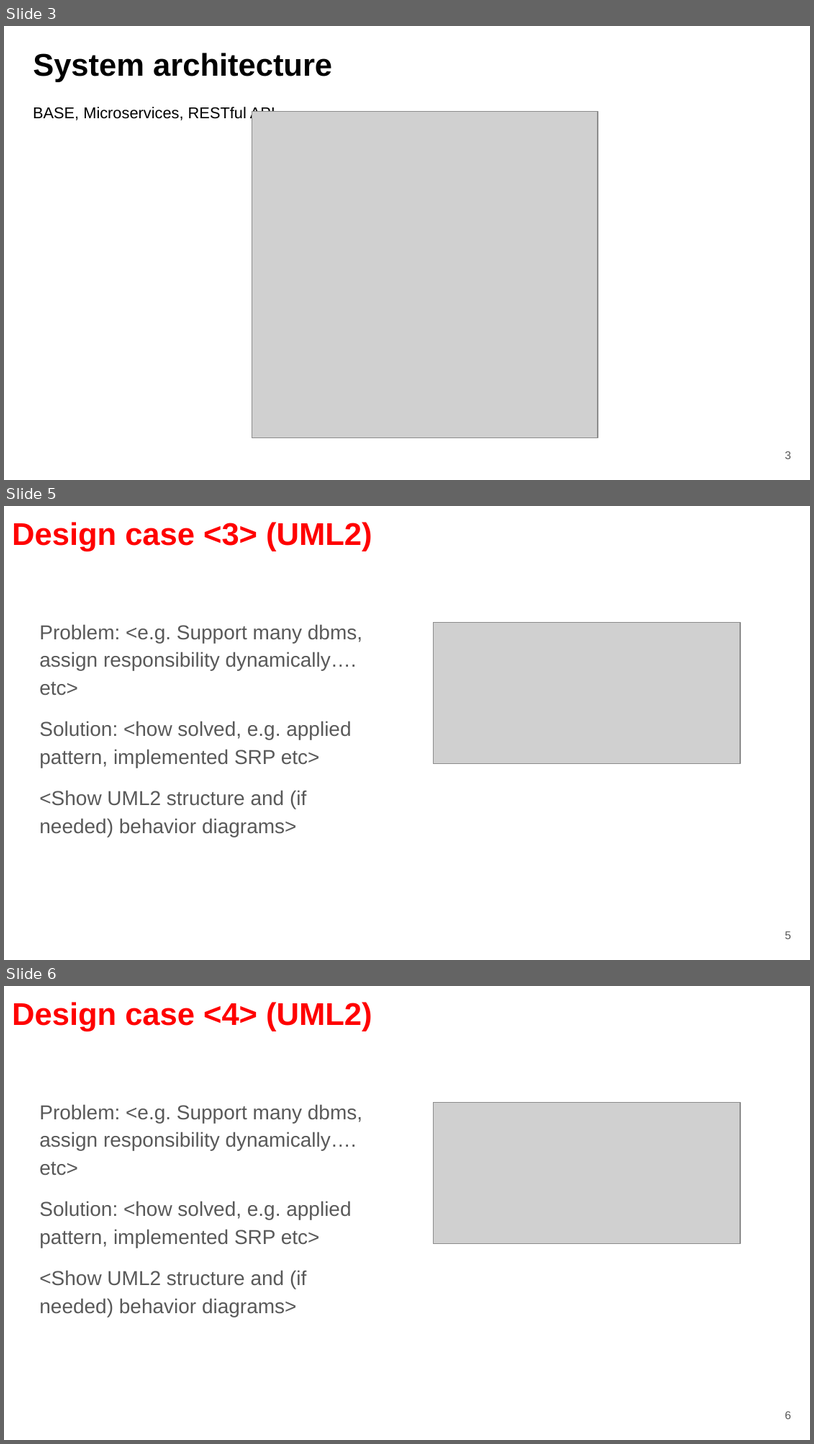
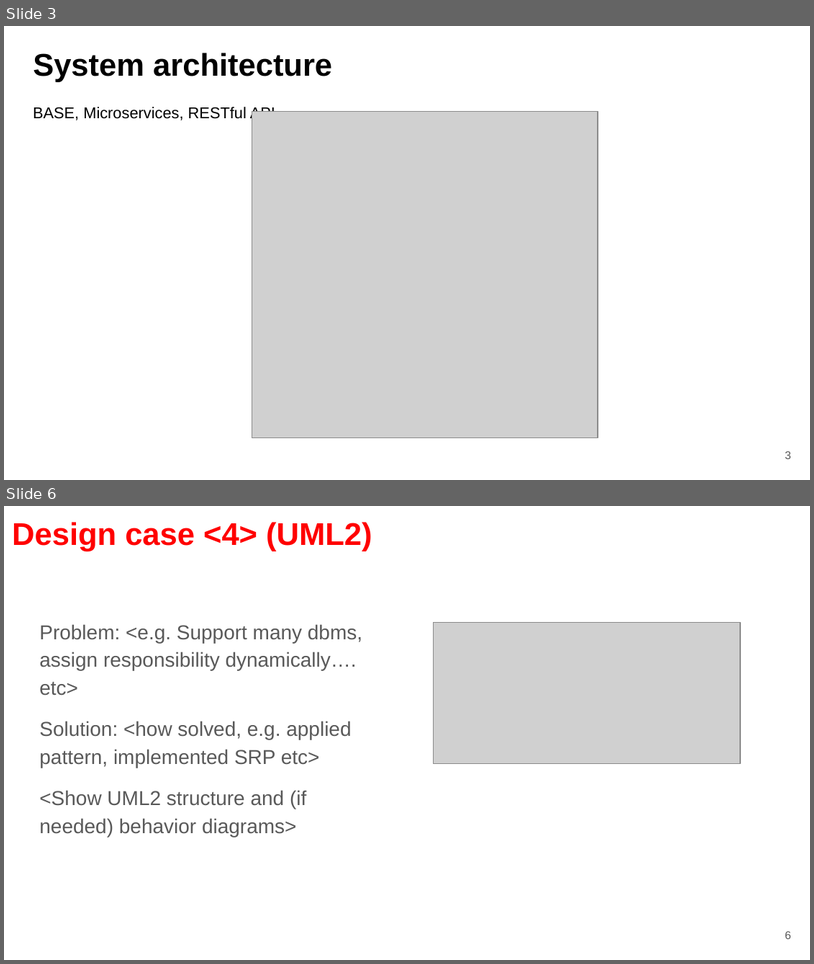
Before and after one commit to fanglores/Advanced-Software-Design, a slide deck: PracticeTasks/Module2/Task_12/Task_12.pptx. Shown one above the other, each under a label of ours: slides 3, 5 and 6 before the commit, slides 3 and 6 after it; the slides between them are not shown. The pictures are 814x1444 and 814x964 pixels, drawn with LibreOffice and Linux fonts; fonts in the diff are those of the drawing; grey boxes stand for pictures. Boxes give left, top, right and bottom in pixels: in the first picture for what was removed or moved away, otherwise in the second. Text is boxed around its words. In the diff, an @@ line names an element or a change of style, - is before the commit and + after.

```diff
--- a/PracticeTasks/Module2/Task_12/Task_12.pptx
+++ b/PracticeTasks/Module2/Task_12/Task_12.pptx
@@ slide 5 removed at (x1=4, y1=506, x2=810, y2=960), background #FFFFFF @@
@@ title removed at (x1=12, y1=522, x2=372, y2=552) @@
-Design case <3> (UML2)
@@ text removed at (x1=39, y1=624, x2=363, y2=836) @@
-Problem: <e.g. Support many dbms, assign responsibility dynamically…. etc>
-Solution: <how solved, e.g. applied pattern, implemented SRP etc>
-<Show UML2 structure and (if needed) behavior diagrams>
@@ picture removed at (x1=433, y1=622, x2=741, y2=763) @@
@@ page number removed at (x1=785, y1=931, x2=792, y2=939) @@
-5
```
Also in this commit, not shown: 2 slides changed, 1 slide added, 1 other file.
